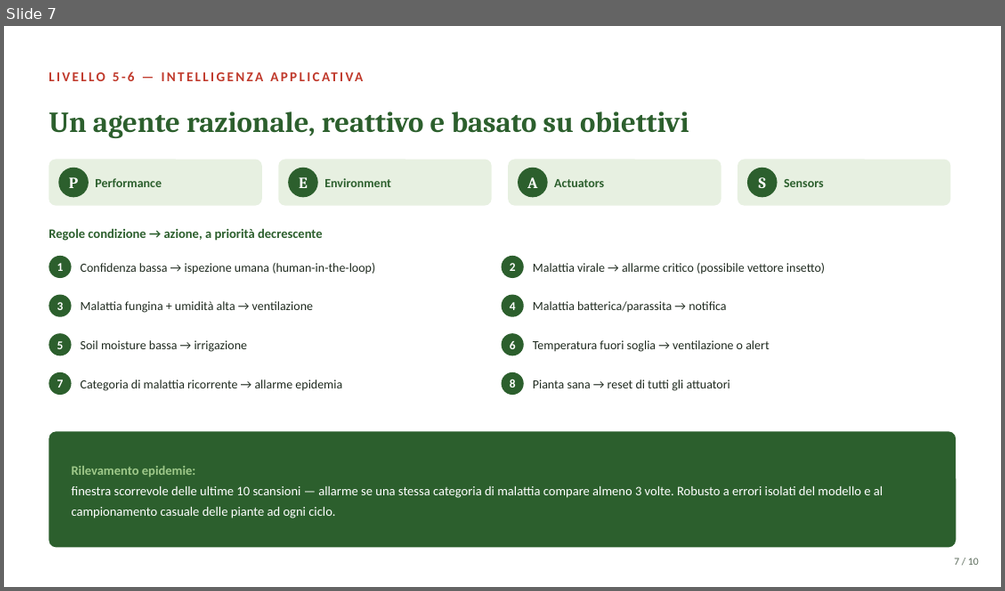
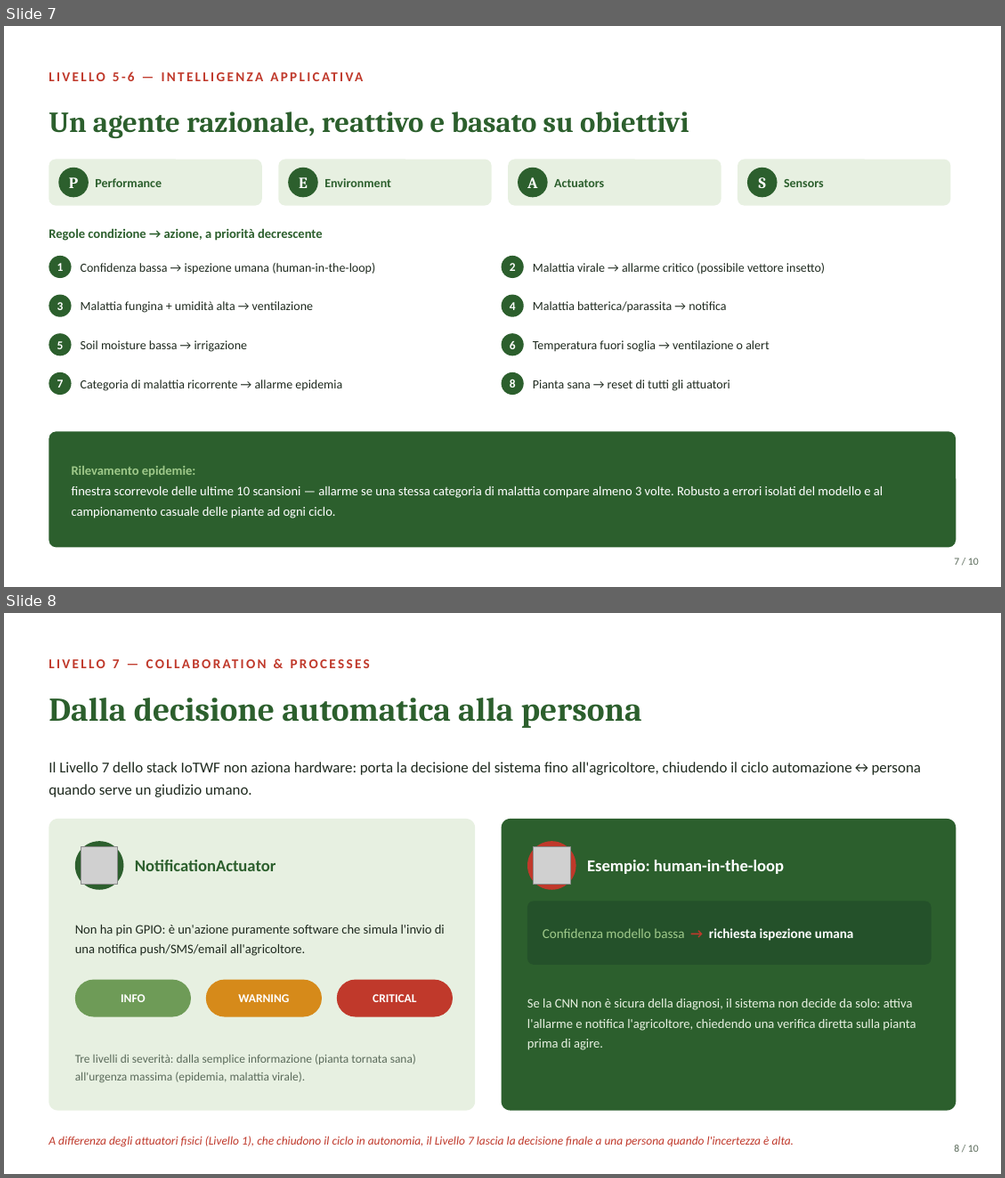
Before and after one commit to terrecruis/PomodorIA, a slide deck: docs/presentazione/PomodorIA_Presentazione.pptx. Shown one above the other, each under a label of ours: slide 7 before the commit, slides 7 and 8 after it. The pictures are 1005x591 and 1005x1178 pixels, drawn with LibreOffice and Linux fonts; fonts in the diff are those of the drawing; grey boxes stand for pictures. Boxes give left, top, right and bottom in pixels: in the first picture for what was removed or moved away, otherwise in the second. Text is boxed around its words. In the diff, an @@ line names an element or a change of style, - is before the commit and + after.

```diff
--- a/docs/presentazione/PomodorIA_Presentazione.pptx
+++ b/docs/presentazione/PomodorIA_Presentazione.pptx
@@ slide 8 added at box(4, 613, 1001, 1174), background #FFFFFF @@
@@ text added at box(48, 698, 642, 728), 32 pt, text #2C5F2D, bold @@
+Dalla decisione automatica alla persona
@@ text added at box(48, 762, 921, 797), 14.5 pt, text #1F2A1F @@
+Il Livello 7 dello stack IoTWF non aziona hardware: porta la decisione del sistema fino all'agricoltore, chiudendo il ciclo automazione↔persona quando serve un giudizio umano.
@@ text added at box(59, 762, 110, 772), 13 pt, text #C0392B, bold @@
+LIVELLO 7 — COLLABORATION & PROCESSES
@@ rounded rectangle added at box(48, 819, 475, 1111), fill #E7F0E1 @@
@@ rounded rectangle added at box(502, 819, 956, 1111), fill #2C5F2D @@
@@ ellipse added at box(75, 841, 123, 890), fill #2C5F2D @@
@@ picture added at box(81, 847, 118, 884) @@
@@ ellipse added at box(527, 841, 576, 890), fill #C0392B @@
@@ picture added at box(534, 847, 570, 884) @@
@@ text added at box(135, 860, 275, 871), 16 pt, text #2C5F2D, bold @@
+NotificationActuator
@@ text added at box(587, 860, 784, 874), 16 pt, text #FFFFFF, bold @@
+Esempio: human-in-the-loop
@@ rounded rectangle added at box(527, 900, 931, 965), fill #24512A @@
@@ text added at box(75, 925, 445, 956), 12.5 pt, text #1F2A1F @@
+Non ha pin GPIO: è un'azione puramente software che simula l'invio di una notifica push/SMS/email all'agricoltore.
@@ text added at box(542, 928, 853, 941), 13 pt, text #FFFFFF, bold @@
+Confidenza modello bassa → richiesta ispezione umana
@@ rounded rectangle added at box(75, 980, 191, 1017), fill #6E9B57 @@
@@ rounded rectangle added at box(206, 980, 322, 1017), fill #D68A1A @@
@@ rounded rectangle added at box(337, 980, 453, 1017), fill #C0392B @@
@@ text added at box(121, 994, 146, 1002), 11.5 pt, text #FFFFFF, bold @@
+INFO
@@ text added at box(238, 994, 289, 1002), 11.5 pt, text #FFFFFF, bold @@
+WARNING
@@ text added at box(372, 994, 416, 1002), 11.5 pt, text #FFFFFF, bold @@
+CRITICAL
@@ text added at box(527, 998, 915, 1050), 12.5 pt, text #E7F0E1 @@
+Se la CNN non è sicura della diagnosi, il sistema non decide da solo: attiva l'allarme e notifica l'agricoltore, chiedendo una verifica diretta sulla pianta prima di agire.
@@ text added at box(75, 1054, 416, 1082), 11.5 pt, text #5B6B5B @@
+Tre livelli di severità: dalla semplice informazione (pianta tornata sana) all'urgenza massima (epidemia, malattia virale).
@@ text added at box(48, 1135, 794, 1147), 11.5 pt, text #C0392B, italic @@
+A differenza degli attuatori fisici (Livello 1), che chiudono il ciclo in autonomia, il Livello 7 lascia la decisione finale a una persona quando l'incertezza è alta.
@@ text added at box(954, 1144, 979, 1151), 10 pt, text #5B6B5B @@
+8 / 10
```
Also in this commit, not shown: 2 slides changed, 1 slide removed, 1 other file.
